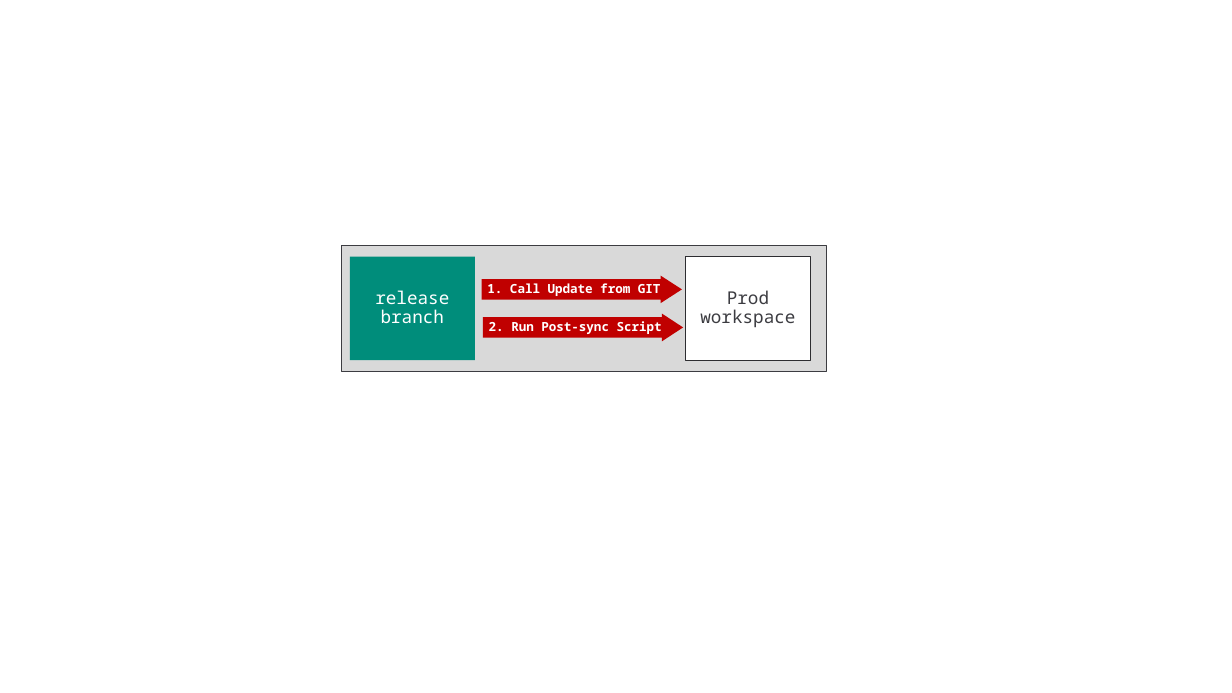
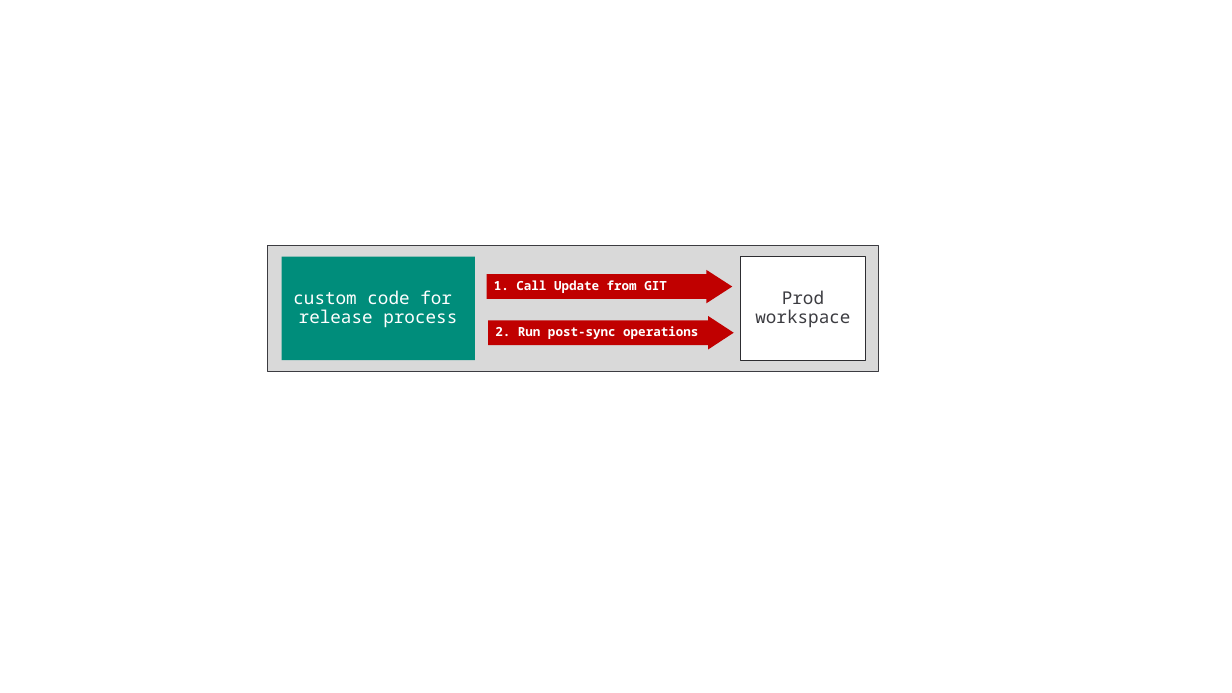
Before and after one commit to FabricDevCamp/fabric-cicd-whitepaper, a slide deck: slide 39 of Part 1 - Overview of Fabric CICD.pptx. Drawn at 1232x693 pixels with LibreOffice and Linux fonts; fonts in the diff are those of the drawing. Boxes give left, top, right and bottom in pixels: in the first picture for what was removed or moved away, otherwise in the second. Text is boxed around its words. In the diff, an @@ line names an element or a change of style, - is before the commit and + after.

```diff
--- a/Part 1 - Overview of Fabric CICD.pptx
+++ b/Part 1 - Overview of Fabric CICD.pptx
@@ rectangle: place and size @@
-rectangle at [342,245,826,371]
+rectangle at [267,245,879,371]
@@ rectangle "custom code for": place and size @@
-rectangle "custom code for" at [350,256,475,360]
+rectangle "custom code for" at [282,256,475,360]
@@ rectangle "Prod": place and size @@
-rectangle "Prod" at [686,256,811,360]
+rectangle "Prod" at [741,256,866,360]
@@ text in rectangle at [293,290,457,328]: text changed @@
-release
-branch
+custom code for
+release process
@@ right arrow "1. Call Update from GIT": place and size @@
-right arrow "1. Call Update from GIT" at [482,275,682,303]
+right arrow "1. Call Update from GIT" at [486,270,732,303]
@@ right arrow "1. Call Update from GIT" at [486,270,732,303]: alignment centre to left @@
@@ right arrow "2. Run post-sync operations": place and size @@
-right arrow "2. Run post-sync operations" at [483,313,683,342]
+right arrow "2. Run post-sync operations" at [488,316,734,350]
@@ text in right arrow at [495,326,698,339]: text changed @@
-2. Run Post-sync Script
+2. Run post-sync operations
```
Also in this commit, not shown: 7 other slides changed, 7 slides added, 4 slides removed, 1 other file.
